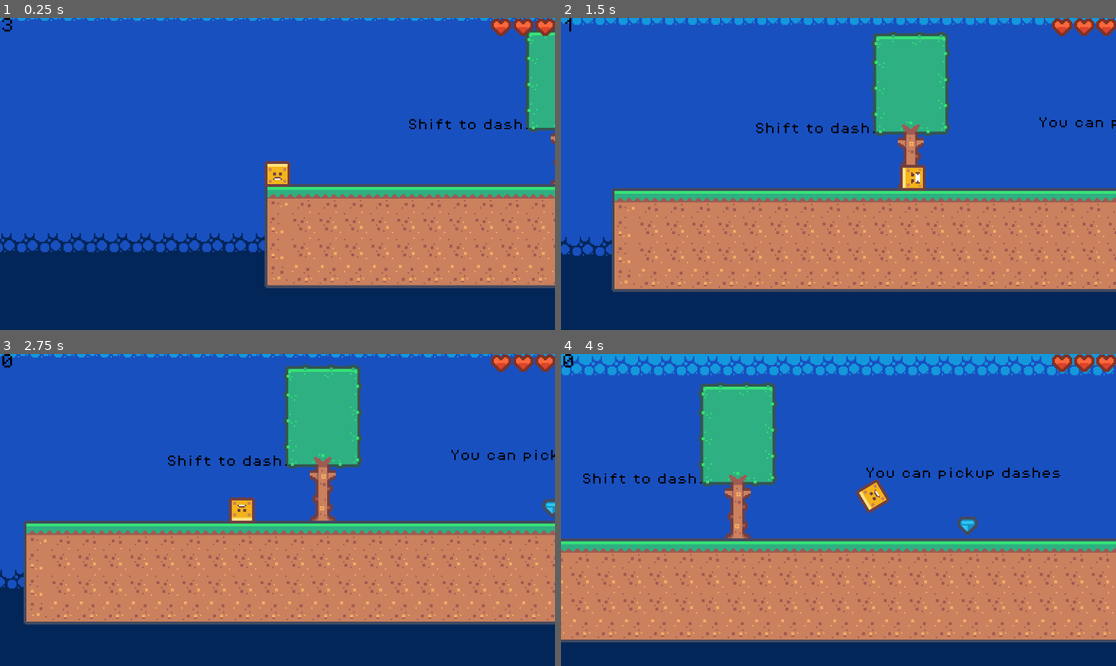
Above: before the commit, frames 1-4 (two rows, left to right).
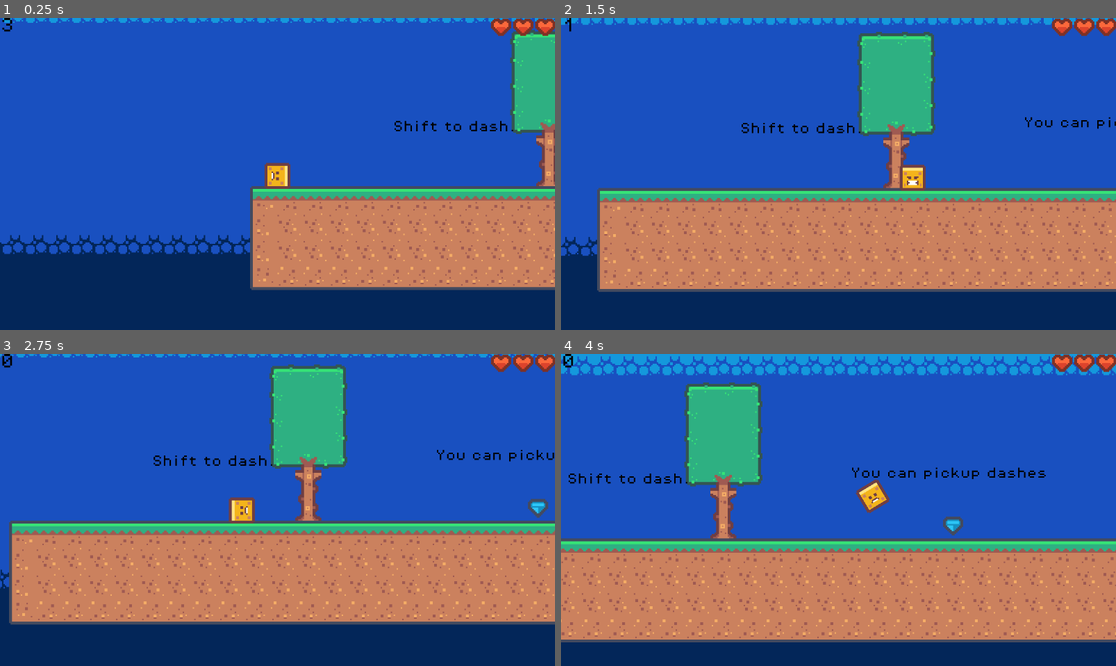
Above: after the commit, the same moments.

Repository: AadiCJ/dashGame
Game: Godot game, scene res://levels/level_1.tscn
Same seed, same stepped clock (60 frames per second), same inputs: the game is played once before the commit and once after it.
Inputs (mouse positions are in pixels of both pictures, inside the frame that each line leads up to):
- Up to frame 1 (0.25 s): no input
- Up to frame 2 (1.5 s): move the mouse to (960, 158) at 0.52 s; hold D (move_right) from 0.53 s (still down); click (960, 158) at 0.6 s; tap Space (jump) at 0.77 s; move the mouse to (727, 189) at 1.27 s; click (727, 189) at 1.35 s
- Up to frame 3 (2.75 s): tap Space (jump) at 1.52 s; move the mouse to (333, 441) at 2.02 s; release D (move_right) at 2.03 s; hold Left (move_left) from 2.03 s (still down); click (333, 441) at 2.1 s
- Up to frame 4 (4 s): move the mouse to (810, 572) at 2.77 s; release Left (move_left) at 2.78 s; hold D (move_right) from 2.78 s (still down); click (810, 572) at 2.85 s; tap Space (jump) at 3.02, 3.77 s; move the mouse to (1005, 556) at 3.52 s; click (1005, 556) at 3.6 s

The runs differ from the first frame. In frame 1, 9.9% of the frame differs, in the area x 0-100%, y 0-88%; in frame 2, 10%; in frame 3, 10%; in frame 4, 12%, in the area x 0-100%, y 0-92%.

Commit message:
idk???
Something weird happened, the tilemaps just STOPPED existing, I fixed it, some random uid got removed for no reason??? its fine now

Diff:
--- a/assets/tileset/game.tres
+++ b/assets/tileset/game.tres
@@ -1,7 +1,7 @@
 [gd_resource type="TileSet" load_steps=5 format=3 uid="uid://ivannuu7uhsl"]
 
-[ext_resource type="Texture2D" uid="uid://s0x25346px3" path="res://assets/sprites/tilemap-backgrounds_packed.png" id="1_vvajd"]
-[ext_resource type="Texture2D" uid="uid://3a1k33kfl52x" path="res://assets/sprites/tilemap_packed.png" id="2_sqsvk"]
+[ext_resource type="Texture2D" uid="uid://s0x25346px3" path="res://assets/sprites/tiles/tilemap-backgrounds_packed.png" id="1_vvajd"]
+[ext_resource type="Texture2D" uid="uid://3a1k33kfl52x" path="res://assets/sprites/tiles/tilemap_packed.png" id="2_sqsvk"]
 
 [sub_resource type="TileSetAtlasSource" id="TileSetAtlasSource_p57ef"]
 texture = ExtResource("1_vvajd")
--- a/levels/level_1.tscn
+++ b/levels/level_1.tscn
@@ -104,19 +104,19 @@
 position = Vector2(755, -341)
 
 [node name="Player" parent="Basics" instance=ExtResource("2_kx6l7")]
-position = Vector2(-27, -7)
+position = Vector2(-17, -11)
+
+[node name="WorldBoundary" parent="Basics" instance=ExtResource("5_btoec")]
+position = Vector2(3, 101)
 
 [node name="backgroundLayer" type="TileMapLayer" parent="Basics"]
-show_behind_parent = true
 tile_map_data = PackedByteArray("AAD+/wYAAAAAAAYAAAD//wYAAAAAAAYAAAAAAAYAAAAAAAYAAAABAAYAAAAAAAYAAAACAAYAAAAAAAYAAAADAA …(148912 unchanged characters)…
 tile_set = SubResource("TileSet_5ot28")
 
-[node name="TileMapLayer" type="TileMapLayer" parent="Basics/backgroundLayer"]
+[node name="foregroundLayer" type="TileMapLayer" parent="Basics/backgroundLayer"]
+top_level = true
 tile_map_data = PackedByteArray("AAD+/wAAAgABAAEAAAD//wAAAgACAAEAAAAAAAAAAgACAAEAAAABAAAAAgACAAEAAAACAAAAAgACAAEAAAADAA …(2608 unchanged characters)…
 tile_set = ExtResource("1_bt44k")
-
-[node name="WorldBoundary" parent="Basics" instance=ExtResource("5_btoec")]
-position = Vector2(3, 101)
 
 [node name="dashPickup" parent="." instance=ExtResource("6_btoec")]
 position = Vector2(330, -9)
Not shown: 2 places in levels/level_1.tscn that only renumber resources
